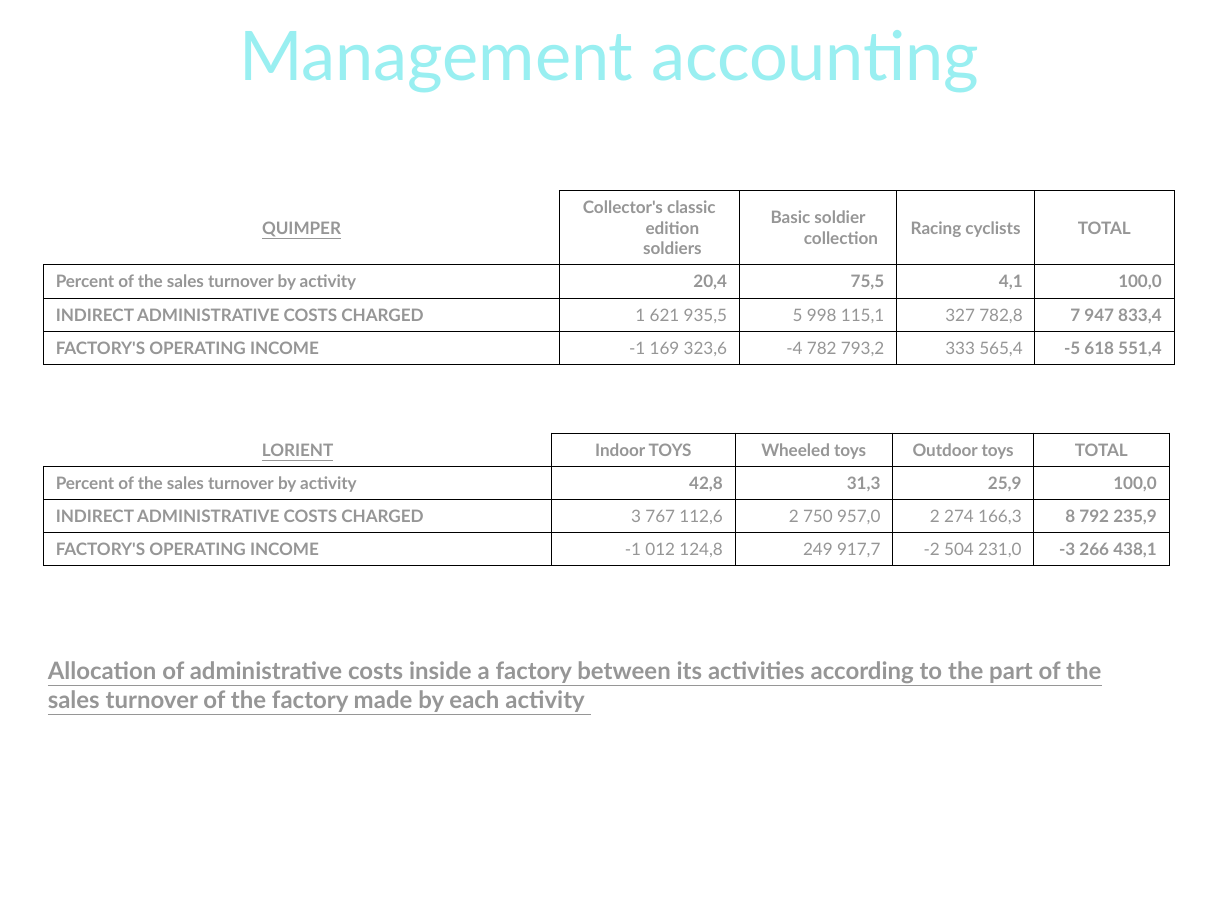
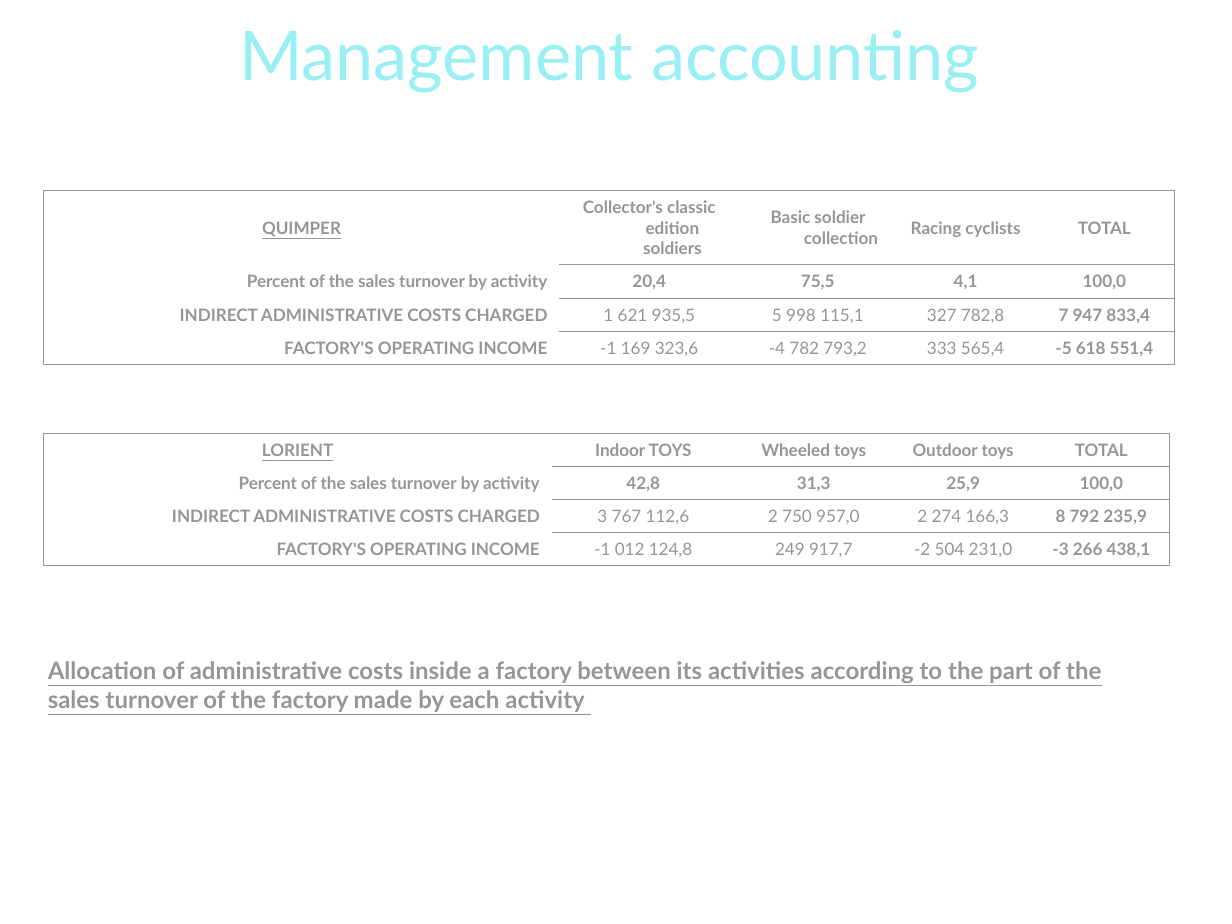
Before and after one commit to pngames/pavillon-noir, a slide deck: slide 16 of .others/tertiaire/tertiaire_finance.ppt (slide 15 before the commit). Drawn at 1232x924 pixels with LibreOffice and Linux fonts; fonts in the diff are those of the drawing; background and template pictures are left out. Boxes give left, top, right and bottom in pixels: in the first picture for what was removed or moved away, otherwise in the second. Text is boxed around its words. In the diff, an @@ line names an element or a change of style, - is before the commit and + after.

```diff
--- a/.others/tertiaire/tertiaire_finance.ppt
+++ b/.others/tertiaire/tertiaire_finance.ppt
@@ table at (x1=43, y1=191, x2=1174, y2=363) @@
@@ alignment left to right @@
@@ alignment right to centre @@
@@ borders changed @@
@@ table at (x1=43, y1=432, x2=1169, y2=563) @@
@@ alignment left to right @@
@@ alignment right to centre @@
@@ borders changed @@
```
Also in this commit, not shown: 3 other slides changed, 1 slide added.
